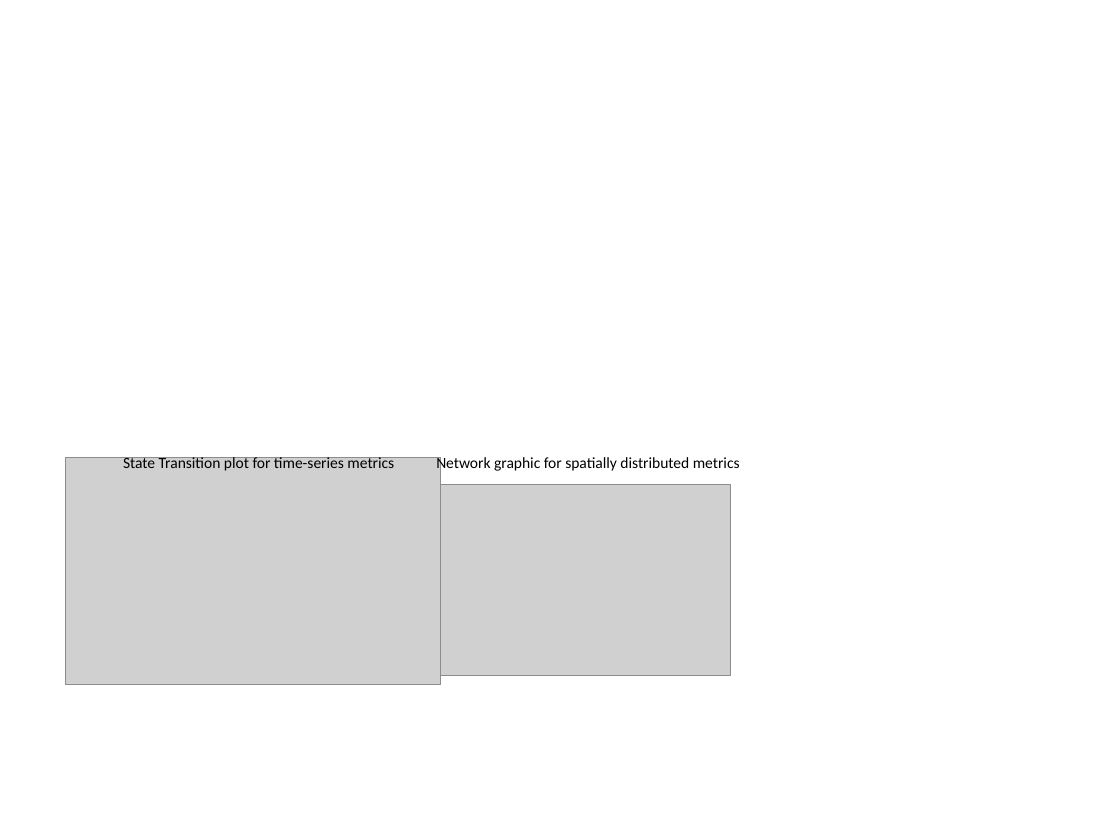
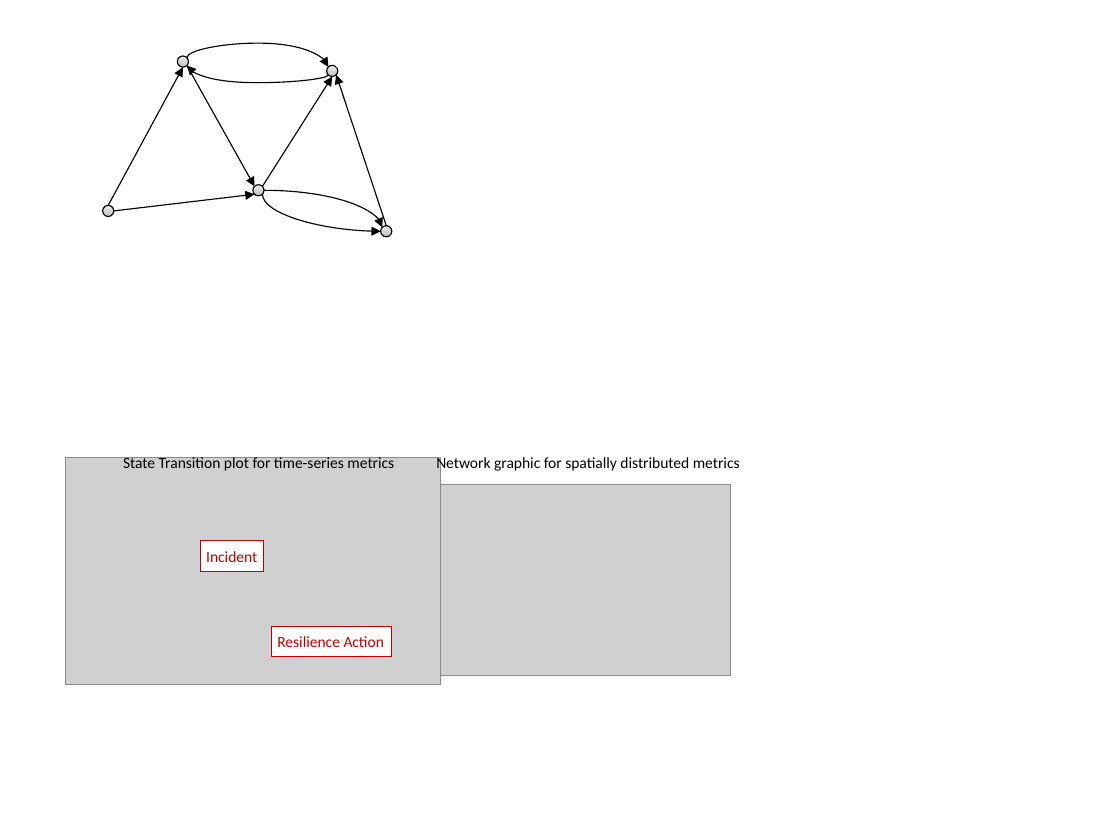
Before and after one commit to USEPA/WNTR, a slide deck: slide 2 of documentation/figures/figures.pptx. Drawn at 1120x840 pixels with LibreOffice and Linux fonts; fonts in the diff are those of the drawing; grey boxes stand for pictures. Boxes give left, top, right and bottom in pixels: in the first picture for what was removed or moved away, otherwise in the second. Text is boxed around its words. In the diff, an @@ line names an element or a change of style, - is before the commit and + after.

```diff
--- a/documentation/figures/figures.pptx
+++ b/documentation/figures/figures.pptx
@@ ellipse added at (x1=177, y1=56, x2=188, y2=67), fill gradient #BDBDBD to #D1D1D1 to #EEEEEE, outline #000000 0.75 pt @@
@@ curved arrow added from (187, 57) to (328, 67), #000000 0.75 pt @@
@@ arrow added from (109, 205) to (183, 67), #000000 0.75 pt @@
@@ arrow added from (187, 66) to (254, 186), #000000 0.75 pt @@
@@ curved arrow added from (328, 75) to (187, 66), #000000 0.75 pt @@
@@ arrow added from (262, 186) to (333, 76), #000000 0.75 pt @@
@@ ellipse added at (x1=327, y1=65, x2=338, y2=76), fill gradient #BDBDBD to #D1D1D1 to #EEEEEE, outline #000000 0.75 pt @@
@@ arrow added from (386, 225) to (336, 75), #000000 0.75 pt @@
@@ ellipse added at (x1=103, y1=205, x2=114, y2=216), fill gradient #BDBDBD to #D1D1D1 to #EEEEEE, outline #000000 0.75 pt @@
@@ arrow added from (114, 211) to (254, 194), #000000 0.75 pt @@
@@ ellipse added at (x1=253, y1=185, x2=264, y2=196), fill gradient #BDBDBD to #D1D1D1 to #EEEEEE, outline #000000 0.75 pt @@
@@ curved arrow added from (262, 194) to (381, 231), #000000 0.75 pt @@
@@ curved arrow added from (264, 190) to (382, 227), #000000 0.75 pt @@
@@ ellipse added at (x1=381, y1=225, x2=392, y2=236), fill gradient #BDBDBD to #D1D1D1 to #EEEEEE, outline #000000 0.75 pt @@
@@ rectangle added at (x1=200, y1=541, x2=264, y2=571), fill #FFFFFF, outline #C00000 0.75 pt, 10 pt, text #C00000 @@
+Incident
@@ rectangle added at (x1=272, y1=626, x2=392, y2=656), fill #FFFFFF, outline #C00000 0.75 pt, 10 pt, text #C00000 @@
+Resilience Action
```
Also in this commit, not shown: 2 slides added, 24 other files.
